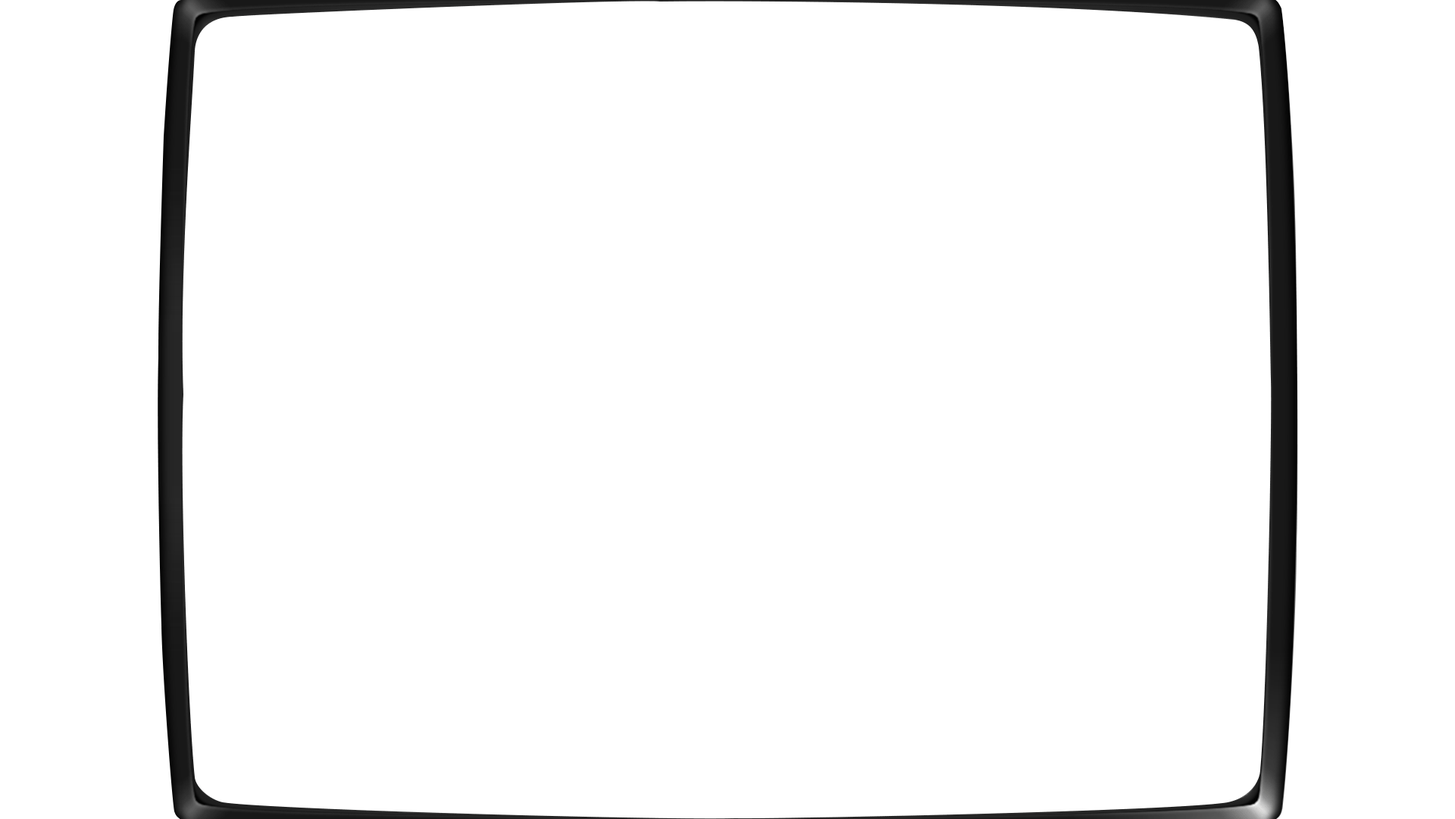
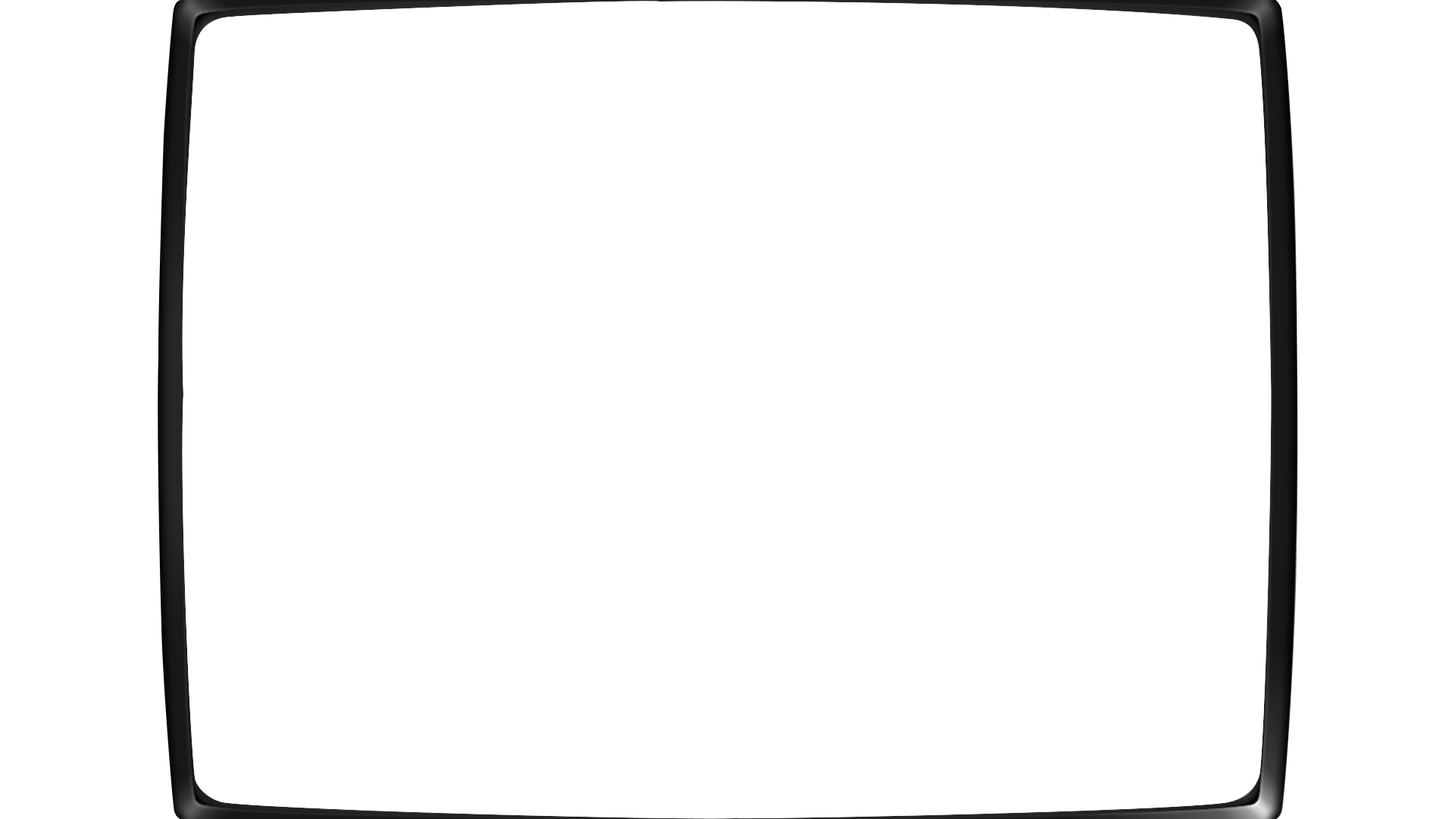
Before/after of a 1455px x 819px layered artwork. What changed in the layer stack:
added layer "bezel flat" above "bezel" over left=181, top=0, right=1272, bottom=819
renamed "Calque 1" to "bezel", hid it over left=181, top=0, right=1272, bottom=819
